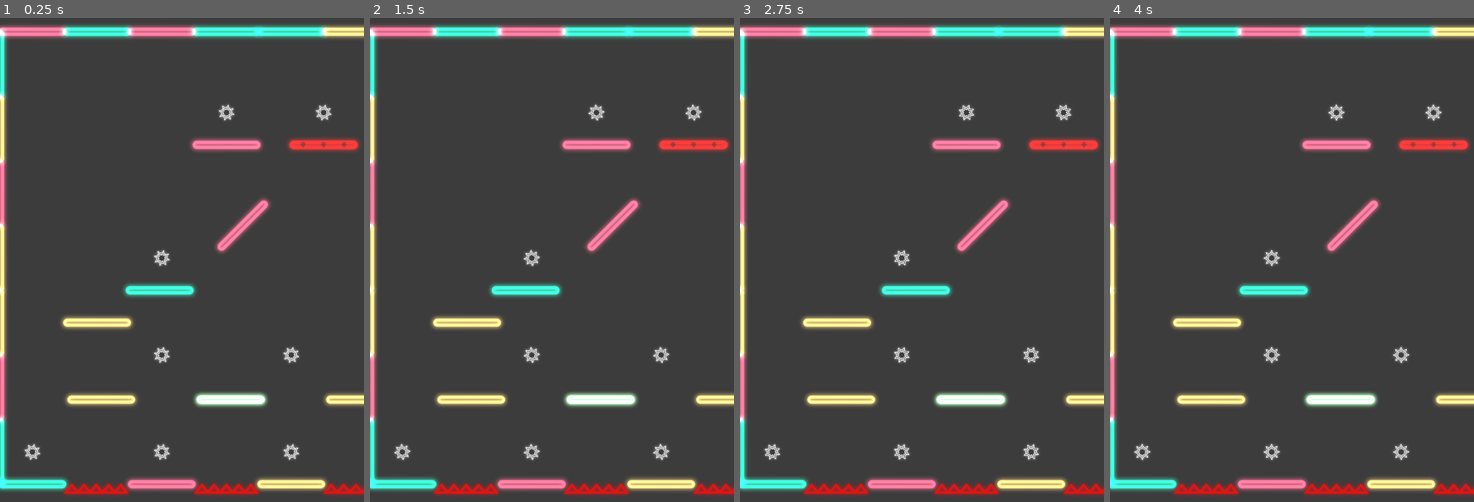
Above: before the commit, frames 1-4 (left to right).
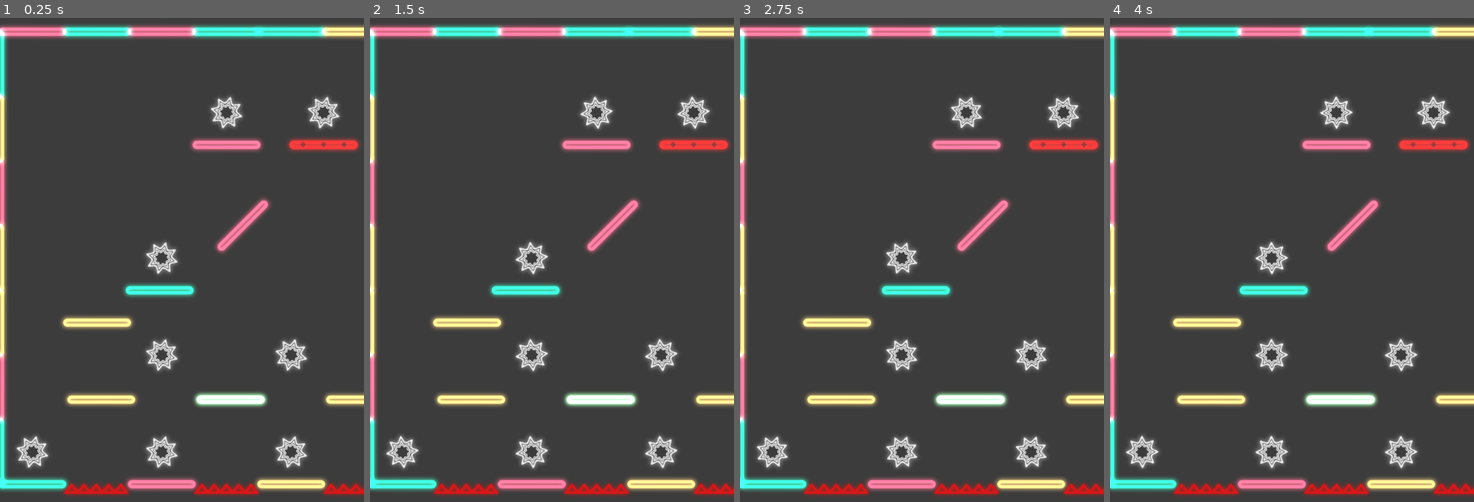
Above: after the commit, the same moments.

Repository: dolorismachina/Pivot
Game: Godot game, scene res://Scenes/Levels/TestLevel.tscn
Same seed, same stepped clock (60 frames per second), same inputs: the game is played once before the commit and once after it. This scene is started directly instead of the project's main scene.
Inputs (mouse positions are in pixels of both pictures, inside the frame that each line leads up to):
- Up to frame 1 (0.25 s): no input
- Up to frame 2 (1.5 s): move the mouse to (632, 289) at 0.52 s; hold Right (ui_right) 0.53-1.25 s; hold Space (space) 0.53-1.25 s; click (632, 289) at 0.67 s; drag from (479, 356) to (595, 487) at 1.27 s
- Up to frame 3 (2.75 s): move the mouse to (958, 182) at 2.02 s; hold Right (ui_right) from 2.03 s (still down); hold Space (space) from 2.03 s (still down)
- Up to frame 4 (4 s): release Right (ui_right) at 2.75 s; release Space (space) at 2.75 s; drag from (1273, 453) to (1270, 260) at 2.77 s; move the mouse to (1401, 419) at 3.52 s; hold Left (ui_left) from 3.53 s (still down); hold Space (space) from 3.53 s (still down)

The runs differ from the first frame. In frame 1, 3.3% of the frame differs, in the area x 4-94%, y 16-93%; in frame 2, 3.3%, in the area x 4-94%, y 16-94%; in frame 3, 3.3%; in frame 4, 3.3%.

Commit message:
Add sound to collectable

Diff:
--- a/Scenes/Collectables/Collectable.gd
+++ b/Scenes/Collectables/Collectable.gd
@@ -12,6 +12,8 @@
 
 
 func collect():
+	$AudioStreamPlayer.play()
+
 	$TweenScale.interpolate_property($Sprite, 'scale', $Sprite.scale,
 		Vector2(3, 3), 1, Tween.TRANS_CUBIC, Tween.EASE_OUT)
 	$TweenScale.start()
--- a/Scenes/Collectables/Collectable.tscn
+++ b/Scenes/Collectables/Collectable.tscn
@@ -1,10 +1,11 @@
-[gd_scene load_steps=4 format=2]
+[gd_scene load_steps=5 format=2]
 
 [ext_resource path="res://Scenes/Collectables/Collectable.gd" type="Script" id=1]
 [ext_resource path="res://Scenes/Collectables/Collectable.png" type="Texture" id=2]
+[ext_resource path="res://Scenes/Collectables/Sound.wav" type="AudioStream" id=3]
 
 [sub_resource type="CircleShape2D" id=1]
-radius = 15.0004
+radius = 10.1392
 
 [node name="Collectable" type="Area2D" groups=[
 "collectables",
@@ -12,7 +13,6 @@
 script = ExtResource( 1 )
 
 [node name="Sprite" type="Sprite" parent="."]
-scale = Vector2( 0.5, 0.5 )
 texture = ExtResource( 2 )
 
 [node name="CollisionShape2D" type="CollisionShape2D" parent="."]
@@ -22,3 +22,8 @@
 [node name="TweenScale" type="Tween" parent="."]
 
 [node name="TweenOpacity" type="Tween" parent="."]
+
+[node name="AudioStreamPlayer" type="AudioStreamPlayer" parent="."]
+stream = ExtResource( 3 )
+volume_db = -18.0
+pitch_scale = 5.0
Not shown, added: Scenes/Collectables/Sound.wav.import
Not shown, added: Scenes/Collectables/Sound.wav
